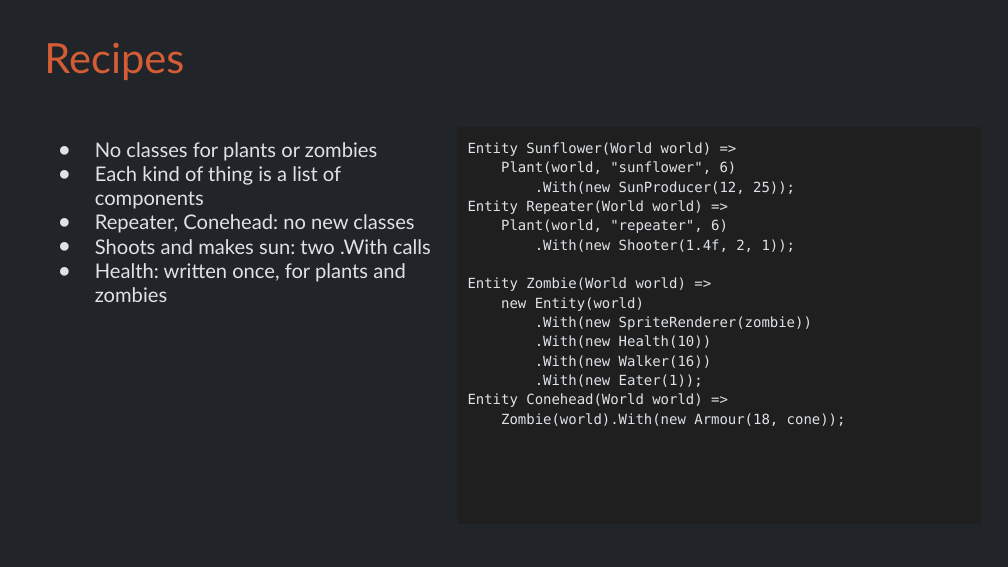
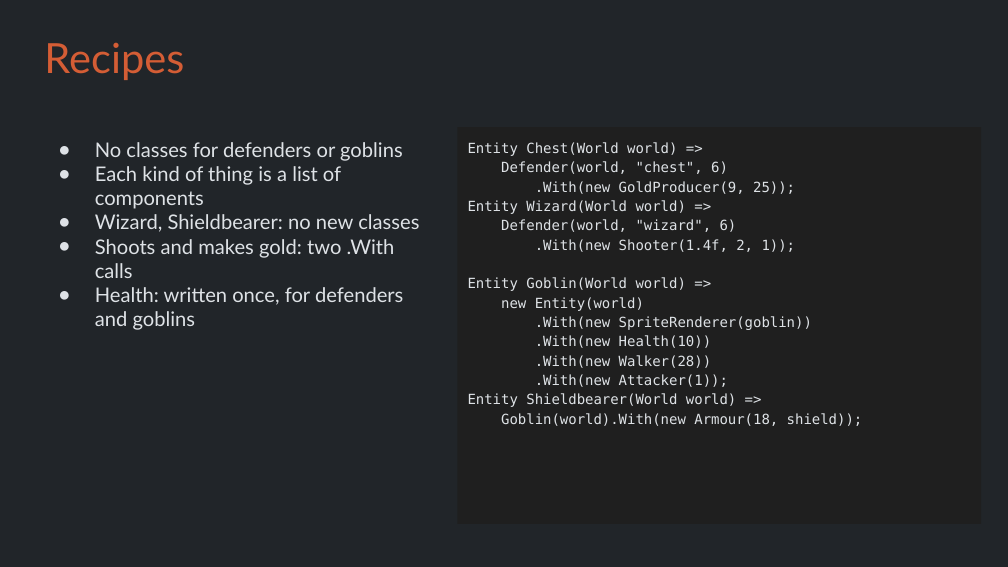
Before and after one commit to Metamate/gar, a slide deck: slide 15 of slides/09 Plants vs. Zombies.pptx. Drawn at 1008x567 pixels with LibreOffice and Linux fonts; fonts in the diff are those of the drawing. Boxes give left, top, right and bottom in pixels: in the first picture for what was removed or moved away, otherwise in the second. Text is boxed around its words. In the diff, an @@ line names an element or a change of style, - is before the commit and + after.

```diff
--- a/slides/09 Plants vs. Zombies.pptx
+++ b/slides/09 Plants vs. Zombies.pptx
@@ title at box(95, 142, 403, 161): text changed @@
-● No classes for plants or zombies
+● No classes for defenders or goblins
@@ text at box(468, 142, 795, 232): text changed @@
-Entity Sunflower(World world) =>
-Plant(world, "sunflower", 6)
-.With(new SunProducer(12, 25));
-Entity Repeater(World world) =>
-Plant(world, "repeater", 6)
+Entity Chest(World world) =>
+Defender(world, "chest", 6)
+.With(new GoldProducer(9, 25));
+Entity Wizard(World world) =>
+Defender(world, "wizard", 6)
@@ title at box(95, 214, 419, 330): text changed @@
-● Repeater, Conehead: no new classes
-● Shoots and makes sun: two .With calls
-● Health: written once, for plants and zombies
+● Wizard, Shieldbearer: no new classes
+● Shoots and makes gold: two .With calls
+● Health: written once, for defenders and goblins
@@ text at box(468, 277, 686, 291): text changed @@
-Entity Zombie(World world) =>
+Entity Goblin(World world) =>
@@ text at box(535, 316, 812, 330): text changed @@
-.With(new SpriteRenderer(zombie))
+.With(new SpriteRenderer(goblin))
@@ text at box(468, 355, 863, 426): text changed @@
-.With(new Walker(16))
-.With(new Eater(1));
-Entity Conehead(World world) =>
-Zombie(world).With(new Armour(18, cone));
+.With(new Walker(28))
+.With(new Attacker(1));
+Entity Shieldbearer(World world) =>
+Goblin(world).With(new Armour(18, shield));
```
Also in this commit, not shown: 23 other slides changed, 8 other files.
